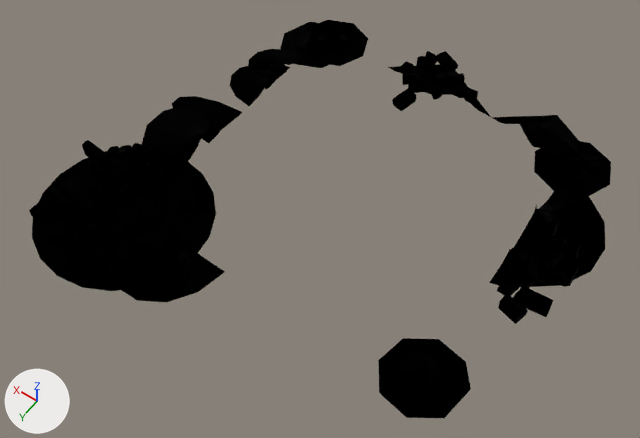
One commit to the glTF model public/Models/sand_rubble.gltf: the scene before it, then after it.
Before and after are seen from a 50 mm camera at (-13.07, 21.37, 29.65) aimed at (0.56, 2.29, -0.33). Lighting does not change. The marker at lower left points along +X, +Y and +Z. Where no turn or scale is listed for an object, it has been applied to the vertices. Vertices at the same position are counted once.

The scene before the commit, as lines of its bpy script (objects in view):
```python
mat_aistandardsurface3 = principled_material('aiStandardSurface3')
mat_aistandardsurface3.base_color = (0.0, 0.0, 0.0)  # black #000000
mat_aistandardsurface3.metallic = 1.0
mat_aistandardsurface3.roughness = 1.0
me_mesh_0 = bpy.data.meshes.new('Mesh_0')
me_mesh_0.from_pydata(...)  # 2933 vertices, 5280 faces; spans x -10.1..11.2, y -9.3..11.0, z -0.3..1.4
me_mesh_0.materials.append(mat_aistandardsurface3)  # black #000000
ob_sand_rubble = bpy.data.objects.new('sand_rubble', me_mesh_0)
ob_sand_rubble.location = (0.0, 0.0, 0.0)
```
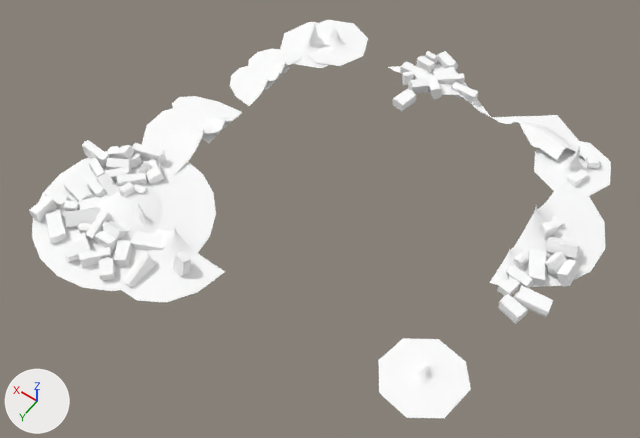
Where the change shows, as pixel boxes (x1, y1, x2, y2) in the pictures (640 x 438 px):
'sand_rubble', recoloured, surface changed (black to white): (29, 20, 611, 418) in both
part 1 of me_mesh_0, recoloured (black to white): (30, 51, 600, 324) in both

The edits, one by one:
In material 'aiStandardSurface3' (mat_aistandardsurface3), metallic goes from 1.0 to 0.0.
Material 'aiStandardSurface3' (mat_aistandardsurface3) changes colour from black #000000 to white #ffffff; in linear values from (0.0, 0.0, 0.0) to (1.0, 1.0, 1.0).
Material 'walls_substance' (mat_walls_substance) is new.
Its base color is (1.0, 1.0, 1.0) (white #ffffff).
Its roughness is 1.0.
me_mesh_0 has 2933 vertices, 5280 faces and spans x -10.1..11.2, y -9.3..11.0, z -0.3..1.4.
me_mesh_0 is used by ob_sand_rubble; location (0.0, 0.0, 0.0).
me_mesh_0 part 1: 1562 faces spanning x -9.7..11.1, y -9.3..10.3, z -0.3..1.1 switch from mat_aistandardsurface3 (black #000000) to mat_walls_substance (white #ffffff).
me_mesh_0 part 2: the surface is now shaded flat.
